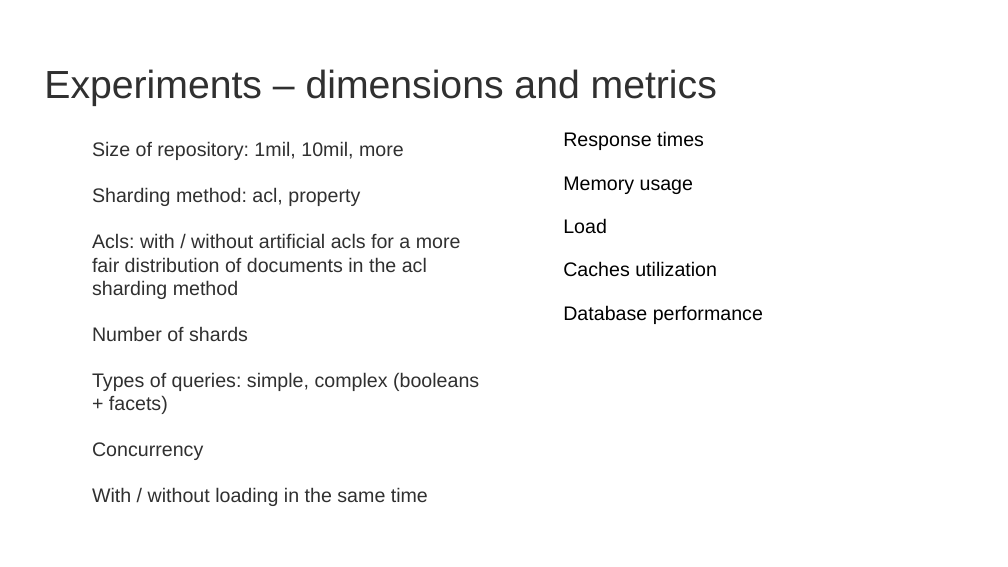
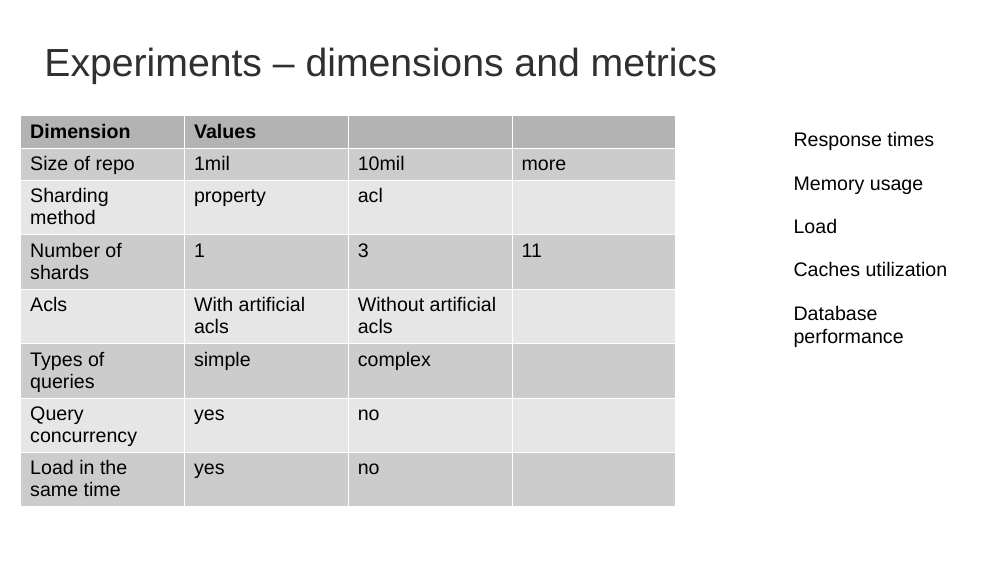
Before and after one commit to OrderOfTheBee/beecon, a slide deck: slide 12 of 2017/assets/files/L21/BeeCon2017.odp. Drawn at 1008x567 pixels with LibreOffice and Linux fonts; fonts in the diff are those of the drawing; background and template pictures are left out. Boxes give left, top, right and bottom in pixels: in the first picture for what was removed or moved away, otherwise in the second. Text is boxed around its words. In the diff, an @@ line names an element or a change of style, - is before the commit and + after.

```diff
--- a/2017/assets/files/L21/BeeCon2017.odp
+++ b/2017/assets/files/L21/BeeCon2017.odp
@@ title "Experiments – dimensions and metrics": place and size @@
-title "Experiments – dimensions and metrics" at [44, 69, 717, 106]
+title "Experiments – dimensions and metrics" at [44, 47, 717, 84]
@@ table added at [20, 115, 674, 506], 8 rows, 4 columns @@
+Dimension | Values |  | 
+Size of repo | 1mil | 10mil | more
+Sharding method | property | acl | 
+Number of shards | 1 | 3 | 11
+Acls | With artificial acls | Without artificial acls | 
+Types of queries | simple | complex | 
+Query concurrency | yes | no | 
+Load in the same time | yes | no | 
@@ text removed at [92, 141, 479, 506] @@
-● Size of repository: 1mil, 10mil, more
-● Sharding method: acl, property
-● Acls: with / without artificial acls for a more fair distribution of documents in the acl sharding method
-● Number of shards
-● Types of queries: simple, complex (booleans + facets)
-● Concurrency
-● With / without loading in the same time
@@ text "Response times" rewrapped from [563, 131, 763, 324] to [794, 131, 948, 347] @@
```
Also in this commit, not shown: 7 other slides changed, 2 slides added, 2 slides removed, 15 other files.
